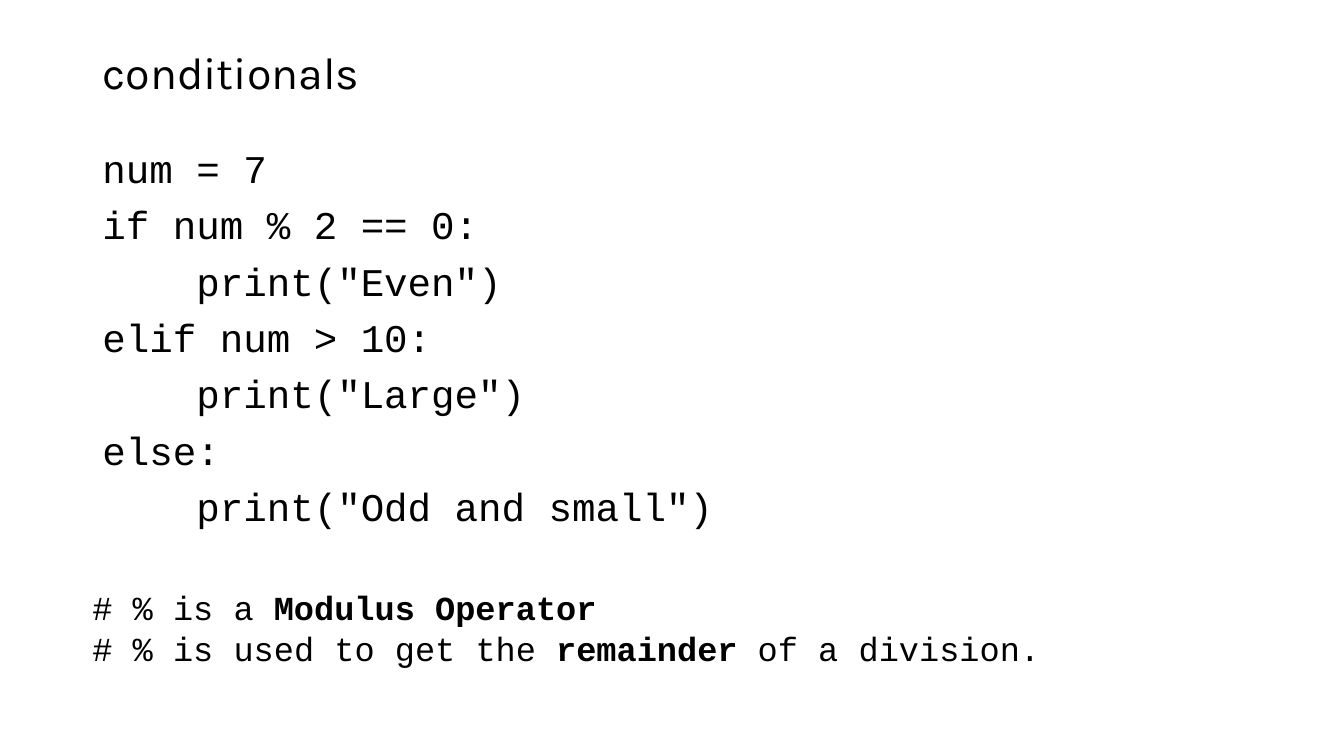
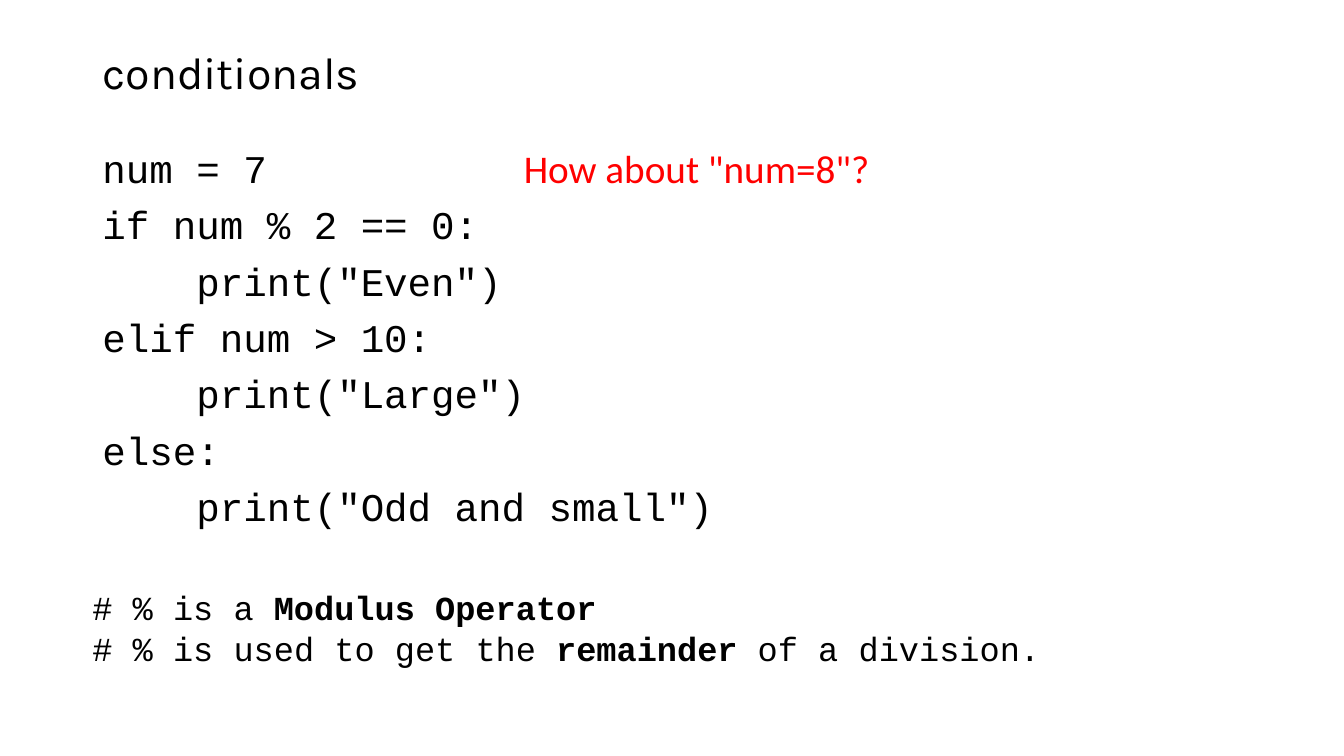
Before and after one commit to liu3zhenlab/teaching, a slide deck: slide 13 of PLPTH813Bioinformatis/2025/1_lecture/lecture16_Python.pptx (slide 12 before the commit). Drawn at 1344x756 pixels with LibreOffice and Linux fonts; fonts in the diff are those of the drawing. Boxes give left, top, right and bottom in pixels: in the first picture for what was removed or moved away, otherwise in the second. Text is boxed around its words. In the diff, an @@ line names an element or a change of style, - is before the commit and + after.

```diff
--- a/PLPTH813Bioinformatis/2025/1_lecture/lecture16_Python.pptx
+++ b/PLPTH813Bioinformatis/2025/1_lecture/lecture16_Python.pptx
@@ text added at (524, 155, 869, 184), 28 pt, text #FF0000 @@
+How about "num=8"?
```
Also in this commit, not shown: 13 other slides changed, 1 slide added.
